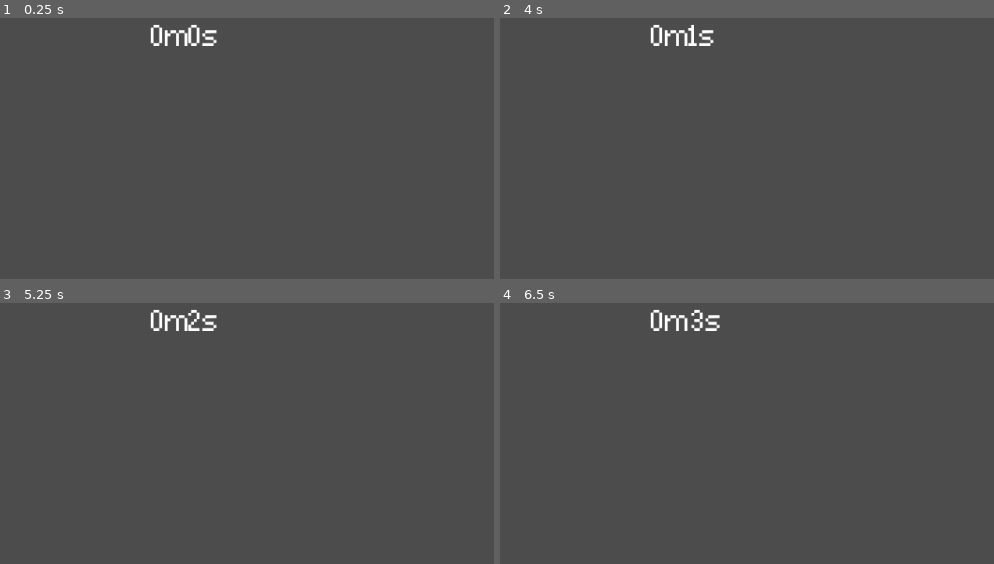
Above: before the commit, frames 1-4 (two rows, left to right).
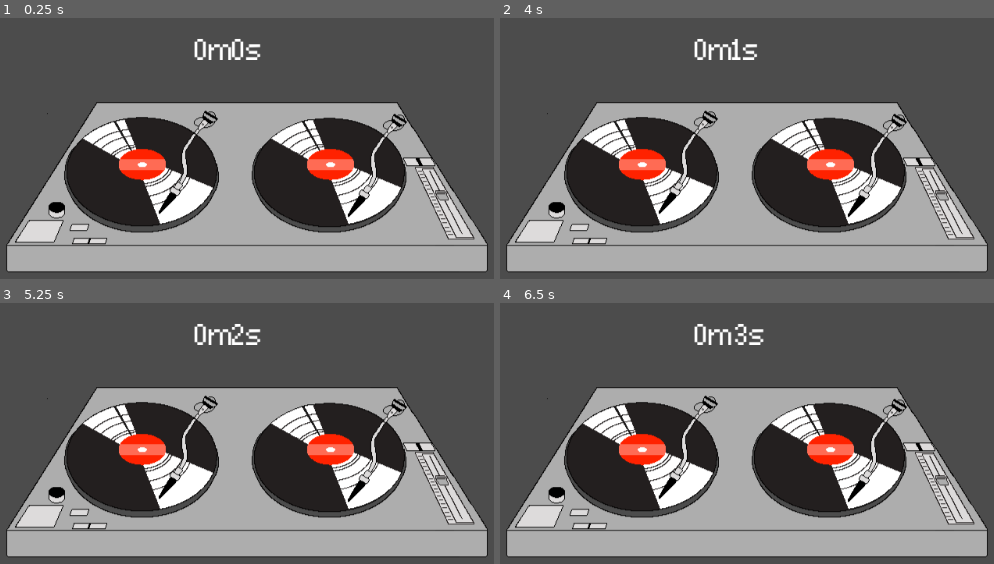
Above: after the commit, the same moments.

Repository: Sandvich/StrawberryJam3
Game: Godot game, scene res://game.tscn
Two runs of this game, one before a commit and one after it. Both use one fixed random seed, a clock stepped at 60 frames per second and the inputs below.
Inputs:
- Up to frame 1 (0.25 s): no input
- Up to frame 2 (4 s): tap Enter at 0.5, 2, 3.5 s; tap Space at 1.25, 2.75 s
- Up to frame 3 (5.25 s): tap Space at 4.25 s
- Up to frame 4 (6.5 s): no input

The runs differ from the first frame. In frame 1, 52% of the frame differs, in the area x 1-99%, y 2-97%; in frame 2, 52%; in frame 3, 52%; in frame 4, 52%.

Commit message:
Added deck to game, with single-frame animation.

Diff:
--- a/src/Conductor.gd
+++ b/src/Conductor.gd
@@ -28,4 +28,6 @@
 
 func start():
 	set_process(true)
+	var deck = get_node("Deck")
+	deck.play()
 	play(0)
--- /dev/null
+++ b/src/assets/deck.tres
@@ -0,0 +1,12 @@
+[gd_resource type="SpriteFrames" load_steps=2 format=2]
+
+[ext_resource path="res://assets/dj_ggame.png" type="Texture" id=1]
+
+[resource]
+
+animations = [ {
+"frames": [ ExtResource( 1 ) ],
+"loop": true,
+"name": "default",
+"speed": 5.0
+} ]
--- a/src/game.tscn
+++ b/src/game.tscn
@@ -1,8 +1,9 @@
-[gd_scene load_steps=5 format=2]
+[gd_scene load_steps=6 format=2]
 
 [ext_resource path="res://assets/ConnectionII.otf" type="DynamicFontData" id=1]
 [ext_resource path="res://assets/RaveParty.wav" type="AudioStream" id=2]
 [ext_resource path="res://Conductor.gd" type="Script" id=3]
+[ext_resource path="res://assets/deck.tres" type="SpriteFrames" id=4]
 
 [sub_resource type="DynamicFont" id=1]
 
@@ -35,10 +36,10 @@
 anchor_top = 0.0
 anchor_right = 0.0
 anchor_bottom = 0.0
-margin_left = 396.0
-margin_top = 266.0
-margin_right = 560.0
-margin_bottom = 330.0
+margin_left = 452.0
+margin_top = 284.0
+margin_right = 580.0
+margin_bottom = 332.0
 rect_pivot_offset = Vector2( 0, 0 )
 rect_clip_content = true
 mouse_filter = 0
@@ -75,4 +76,10 @@
 one_shot = true
 autostart = true
 
+[node name="Deck" type="AnimatedSprite" parent="Conductor" index="1"]
+
+position = Vector2( 511.978, 607.257 )
+frames = ExtResource( 4 )
+animation = "default"
+
 [connection signal="timeout" from="Conductor/StartTimer" to="Conductor" method="start" flags=6]
--- a/src/project.godot
+++ b/src/project.godot
@@ -10,7 +10,7 @@
 
 [application]
 
-config/name="Rave!"
+config/name="Wet Rave!"
 run/main_scene="res://game.tscn"
 config/icon="res://icon.png"
 
Not shown, added: src/assets/dj_ggame.png.import
